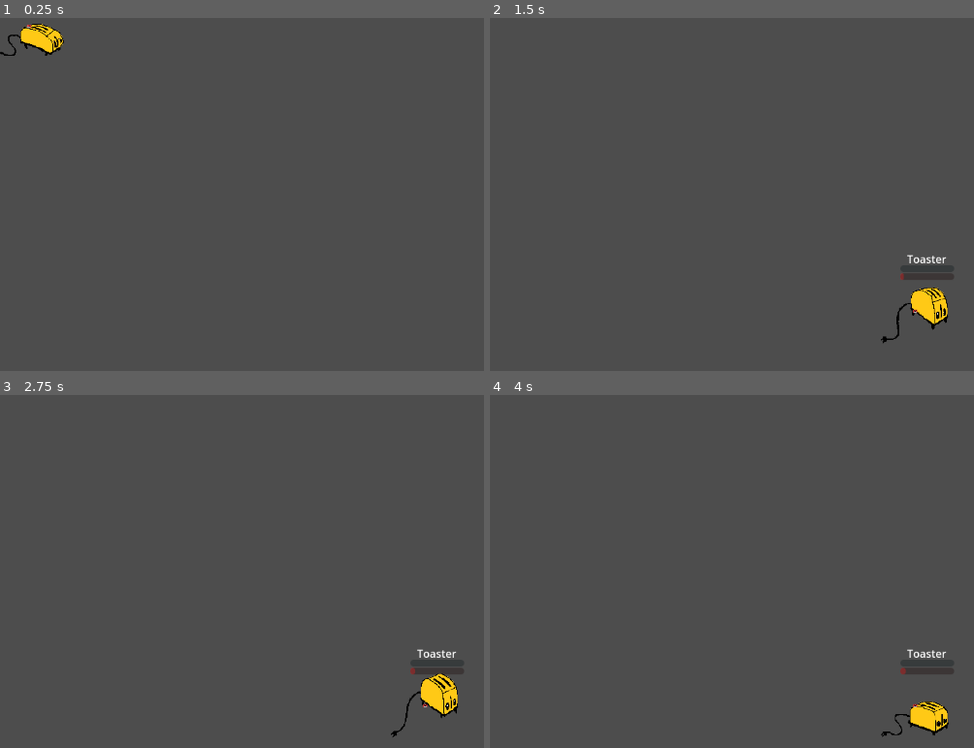
Above: before the commit, frames 1-4 (two rows, left to right).
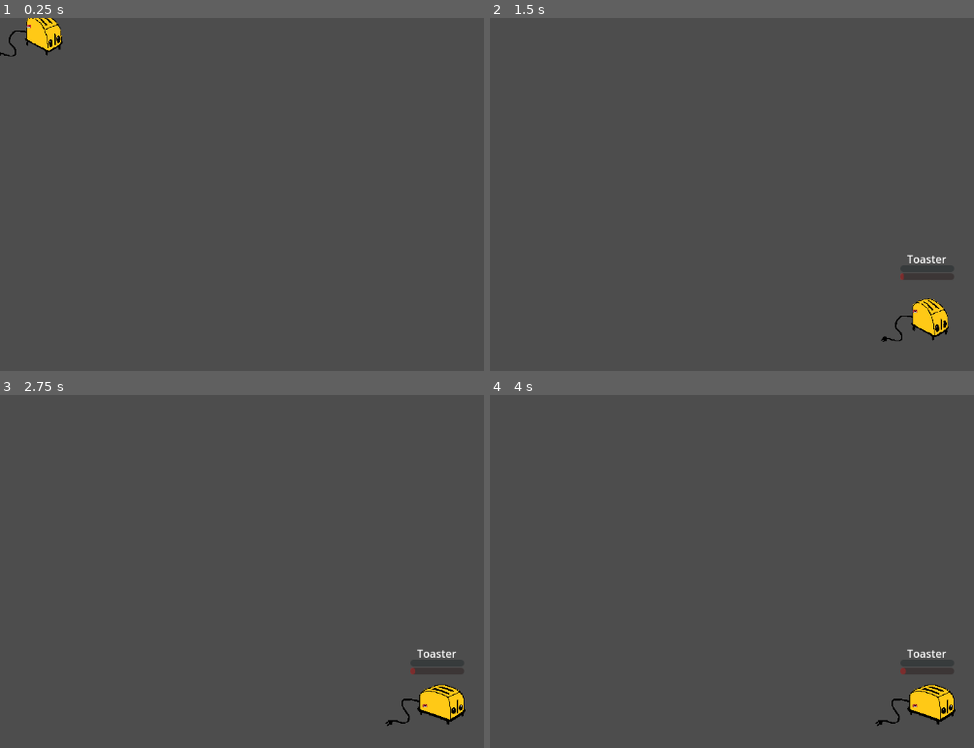
Above: after the commit, the same moments.

Repository: DanielsHeincis/pet-overflow
Game: Godot game, scene res://scenes/pets/toaster.tscn
The game is run twice, just before and just after one commit, with the same random seed, the same clock (stepped at 60 frames per second) and the same inputs. This scene is started directly instead of the project's main scene.
Inputs (mouse positions are in pixels of both pictures, inside the frame that each line leads up to):
- Up to frame 1 (0.25 s): no input
- Up to frame 2 (1.5 s): tap Enter (ui_accept) at 0.5 s; drag from (538, 21) to (954, 141) at 0.52 s; drag from (925, 159) to (838, 321) at 1.27 s
- Up to frame 3 (2.75 s): move the mouse to (464, 518) at 2.02 s; hold Right (ui_right) from 2.03 s (still down); click (464, 518) at 2.17 s
- Up to frame 4 (4 s): release Right (ui_right) at 2.75 s; drag from (838, 698) to (644, 546) at 2.77 s; move the mouse to (outside the picture) at 3.52 s; hold Left (ui_left) from 3.53 s (still down); click (outside the picture) at 3.67 s; tap Enter (ui_accept) at 3.77 s

The runs differ from the first frame. In frame 1, 0.5% of the frame differs, in the area x 0-14%, y 0-11%; in frame 2, 0.8%; in frame 3, 0.8%; in frame 4, 1.1%, in the area x 79-97%, y 82-97%.

Commit message:
wip 13

Diff:
--- a/pet-overflow/scenes/death/owl.tscn
+++ b/pet-overflow/scenes/death/owl.tscn
@@ -304,4 +304,4 @@
 [node name="AnimatedSprite2D" type="AnimatedSprite2D" parent="."]
 sprite_frames = SubResource("SpriteFrames_y6l0n")
 animation = &"interaction"
-frame_progress = 0.749242
+frame_progress = 0.0088531
--- a/pet-overflow/scenes/pets/pupols.tscn
+++ b/pet-overflow/scenes/pets/pupols.tscn
@@ -1,13 +1,42 @@
-[gd_scene load_steps=12 format=3 uid="uid://dqftxq0tofac3"]
+[gd_scene load_steps=41 format=3 uid="uid://dqftxq0tofac3"]
 
 [ext_resource type="Script" uid="uid://dt1crload4fy3" path="res://scripts/pet.gd" id="1_uflgu"]
 [ext_resource type="Texture2D" uid="uid://70pbn37e4aff" path="res://assets/characters/static emotions/pupols/big/pupols_angry.png" id="2_21y5v"]
 [ext_resource type="Texture2D" uid="uid://uvo0koarg72u" path="res://assets/characters/walk cycles/pupols/pupols_walk-1.png" id="2_ao2qh"]
 [ext_resource type="Texture2D" uid="uid://6ce5n26i7dt6" path="res://assets/characters/walk cycles/pupols/pupols_walk-2.png" id="3_g8uuq"]
 [ext_resource type="Texture2D" uid="uid://bdbqc5dmemwb6" path="res://assets/characters/static emotions/pupols/big/pupols_happy.png" id="3_jed32"]
+[ext_resource type="Texture2D" uid="uid://cwmwe732mcmkm" path="res://assets/animations/pupols/pupols_satisfaction/pupols_satisfy-1.png" id="4_4wtuq"]
 [ext_resource type="Texture2D" uid="uid://ckixsfi4i08bf" path="res://assets/characters/walk cycles/pupols/pupols_walk-3.png" id="4_6krld"]
 [ext_resource type="Texture2D" uid="uid://bef8v3e63vxci" path="res://assets/characters/static emotions/pupols/big/pupols_neutral.png" id="4_81nxn"]
 [ext_resource type="Texture2D" uid="uid://dbvbtdw8rsx2k" path="res://assets/characters/walk cycles/pupols/pupols_walk-4.png" id="5_21y5v"]
+[ext_resource type="Texture2D" uid="uid://bep6rol8qny5y" path="res://assets/animations/pupols/pupols_satisfaction/pupols_satisfy-2.png" id="5_a4ogp"]
+[ext_resource type="Texture2D" uid="uid://cqxsknwhqxa0v" path="res://assets/animations/pupols/pupols_satisfaction/pupols_satisfy-3.png" id="6_26440"]
+[ext_resource type="Texture2D" uid="uid://ca5g8peyi35q6" path="res://assets/animations/pupols/pupols_satisfaction/pupols_satisfy-4.png" id="7_7l03e"]
+[ext_resource type="Texture2D" uid="uid://dv5g4gnipwoek" path="res://assets/animations/pupols/pupols_satisfaction/pupols_satisfy-5.png" id="8_jaqqk"]
+[ext_resource type="Texture2D" uid="uid://bex8juj0c6iqx" path="res://assets/animations/pupols/pupols_satisfaction/pupols_satisfy-6.png" id="9_6pyhw"]
+[ext_resource type="Texture2D" uid="uid://dlymtb0qrpeug" path="res://assets/animations/pupols/pupols_satisfaction/pupols_satisfy-7.png" id="10_3nbpd"]
+[ext_resource type="Texture2D" uid="uid://b7gf1nb2qkhc2" path="res://assets/animations/pupols/pupols_satisfaction/pupols_satisfy-8.png" id="11_6eu7f"]
+[ext_resource type="Texture2D" uid="uid://bs6rfsoymp587" path="res://assets/animations/pupols/pupols_satisfaction/pupols_satisfy-9.png" id="12_smcfj"]
+[ext_resource type="Texture2D" uid="uid://k2vg0h66c1gc" path="res://assets/animations/pupols/pupols_satisfaction/pupols_satisfy-10.png" id="13_ixsfj"]
+[ext_resource type="Texture2D" uid="uid://bn5p21ypw0k7k" path="res://assets/animations/pupols/pupols_satisfaction/pupols_satisfy-11.png" id="14_ocmmr"]
+[ext_resource type="Texture2D" uid="uid://cc23yfgfc5ta" path="res://assets/animations/pupols/pupols_satisfaction/pupols_satisfy-12.png" id="15_x3yrd"]
+[ext_resource type="Texture2D" uid="uid://n0j1anpvejc5" path="res://assets/animations/pupols/pupols_satisfaction/pupols_satisfy-13.png" id="16_456md"]
+[ext_resource type="Texture2D" uid="uid://dl5mlvoegkpdx" path="res://assets/animations/pupols/pupols_satisfaction/pupols_satisfy-14.png" id="17_cem4x"]
+[ext_resource type="Texture2D" uid="uid://ckwvcjwmg5dh0" path="res://assets/animations/pupols/pupols_satisfaction/pupols_satisfy-15.png" id="18_ba72j"]
+[ext_resource type="Texture2D" uid="uid://dfn3qy3bvo6wt" path="res://assets/animations/pupols/pupols_satisfaction/pupols_satisfy-16.png" id="19_7j37d"]
+[ext_resource type="Texture2D" uid="uid://csp7frk7jwtv5" path="res://assets/animations/pupols/pupols_satisfaction/pupols_satisfy-17.png" id="20_1x2ek"]
+[ext_resource type="Texture2D" uid="uid://bielaktuxmv5h" path="res://assets/animations/pupols/pupols_satisfaction/pupols_satisfy-18.png" id="21_bvp6c"]
+[ext_resource type="Texture2D" uid="uid://bgj2gldl3rhnt" path="res://assets/animations/pupols/pupols_satisfaction/pupols_satisfy-19.png" id="22_nguwe"]
+[ext_resource type="Texture2D" uid="uid://8nn7k1kok3xf" path="res://assets/animations/pupols/pupols_satisfaction/pupols_satisfy-20.png" id="23_5vlfg"]
+[ext_resource type="Texture2D" uid="uid://b3i5ys4l467ed" path="res://assets/animations/pupols/pupols_satisfaction/pupols_satisfy-21.png" id="24_7jpc7"]
+[ext_resource type="Texture2D" uid="uid://bgjayqnv1qg7b" path="res://assets/animations/pupols/pupols_satisfaction/pupols_satisfy-22.png" id="25_f3fkr"]
+[ext_resource type="Texture2D" uid="uid://d0icj2btfveuj" path="res://assets/animations/pupols/pupols_satisfaction/pupols_satisfy-23.png" id="26_tmgwy"]
+[ext_resource type="Texture2D" uid="uid://cpvlm1ti3uc45" path="res://assets/animations/pupols/pupols_satisfaction/pupols_satisfy-24.png" id="27_nm211"]
+[ext_resource type="Texture2D" uid="uid://w715dh00wuvf" path="res://assets/animations/pupols/pupols_satisfaction/pupols_satisfy-25.png" id="28_8dqsx"]
+[ext_resource type="Texture2D" uid="uid://dqww4nbv65rw8" path="res://assets/animations/pupols/pupols_satisfaction/pupols_satisfy-26.png" id="29_yd085"]
+[ext_resource type="Texture2D" uid="uid://sseuahue0ohv" path="res://assets/animations/pupols/pupols_satisfaction/pupols_satisfy-27.png" id="30_5j33m"]
+[ext_resource type="Texture2D" uid="uid://c6r71yg1a0y6w" path="res://assets/animations/pupols/pupols_satisfaction/pupols_satisfy-28.png" id="31_jqy5j"]
+[ext_resource type="Texture2D" uid="uid://46bfnqmbkcuy" path="res://assets/animations/pupols/pupols_satisfaction/pupols_satisfy-29.png" id="32_7y5m3"]
 
 [sub_resource type="GDScript" id="GDScript_pupols"]
 script/source = "extends Node
@@ -53,6 +82,98 @@
 }, {
 "frames": [{
 "duration": 1.0,
+"texture": ExtResource("4_4wtuq")
+}, {
+"duration": 1.0,
+"texture": ExtResource("5_a4ogp")
+}, {
+"duration": 1.0,
+"texture": ExtResource("6_26440")
+}, {
+"duration": 1.0,
+"texture": ExtResource("7_7l03e")
+}, {
+"duration": 1.0,
+"texture": ExtResource("8_jaqqk")
+}, {
+"duration": 1.0,
+"texture": ExtResource("9_6pyhw")
+}, {
+"duration": 1.0,
+"texture": ExtResource("10_3nbpd")
+}, {
+"duration": 1.0,
+"texture": ExtResource("11_6eu7f")
+}, {
+"duration": 1.0,
+"texture": ExtResource("12_smcfj")
+}, {
+"duration": 1.0,
+"texture": ExtResource("13_ixsfj")
+}, {
+"duration": 1.0,
+"texture": ExtResource("14_ocmmr")
+}, {
+"duration": 1.0,
+"texture": ExtResource("15_x3yrd")
+}, {
+"duration": 1.0,
+"texture": ExtResource("16_456md")
+}, {
+"duration": 1.0,
+"texture": ExtResource("17_cem4x")
+}, {
+"duration": 1.0,
+"texture": ExtResource("18_ba72j")
+}, {
+"duration": 1.0,
+"texture": ExtResource("19_7j37d")
+}, {
+"duration": 1.0,
+"texture": ExtResource("20_1x2ek")
+}, {
+"duration": 1.0,
+"texture": ExtResource("21_bvp6c")
+}, {
+"duration": 1.0,
+"texture": ExtResource("22_nguwe")
+}, {
+"duration": 1.0,
+"texture": ExtResource("23_5vlfg")
+}, {
+"duration": 1.0,
+"texture": ExtResource("24_7jpc7")
+}, {
+"duration": 1.0,
+"texture": ExtResource("25_f3fkr")
+}, {
+"duration": 1.0,
+"texture": ExtResource("26_tmgwy")
+}, {
+"duration": 1.0,
+"texture": ExtResource("27_nm211")
+}, {
+"duration": 1.0,
+"texture": ExtResource("28_8dqsx")
+}, {
+"duration": 1.0,
+"texture": ExtResource("29_yd085")
+}, {
+"duration": 1.0,
+"texture": ExtResource("30_5j33m")
+}, {
+"duration": 1.0,
+"texture": ExtResource("31_jqy5j")
+}, {
+"duration": 1.0,
+"texture": ExtResource("32_7y5m3")
+}],
+"loop": true,
+"name": &"interaction",
+"speed": 5.0
+}, {
+"frames": [{
+"duration": 1.0,
 "texture": ExtResource("4_81nxn")
 }],
 "loop": true,
@@ -113,7 +234,7 @@
 [node name="AnimatedSprite2D" type="AnimatedSprite2D" parent="."]
 scale = Vector2(0.0653333, 0.0653333)
 sprite_frames = SubResource("SpriteFrames_jed32")
-animation = &"walk"
+animation = &"interaction"
 
 [connection signal="mouse_entered" from="." to="." method="_on_Area2D_mouse_entered"]
 [connection signal="mouse_exited" from="." to="." method="_on_Area2D_mouse_exited"]
--- a/pet-overflow/scenes/pets/toaster.tscn
+++ b/pet-overflow/scenes/pets/toaster.tscn
@@ -1,14 +1,20 @@
-[gd_scene load_steps=17 format=3 uid="uid://dalkd5hoflb7v"]
+[gd_scene load_steps=23 format=3 uid="uid://dalkd5hoflb7v"]
 
 [ext_resource type="Script" uid="uid://dt1crload4fy3" path="res://scripts/pet.gd" id="1_e5r1s"]
 [ext_resource type="Texture2D" uid="uid://yxa0gi26jrul" path="res://assets/characters/static emotions/toaster/toaster_angry.png" id="2_ooqru"]
 [ext_resource type="Texture2D" uid="uid://cdxrlnxqjvb52" path="res://assets/characters/static emotions/toaster/toaster_neutral.png" id="3_4oo3m"]
 [ext_resource type="Texture2D" uid="uid://o8mxq7q8clgn" path="res://assets/characters/static emotions/toaster/toaster_happy.png" id="4_ebjqt"]
+[ext_resource type="Texture2D" uid="uid://ba7gp36ktivij" path="res://assets/animations/toaster/satisfy/toaster_satisfy-1.png" id="4_vp0ly"]
+[ext_resource type="Texture2D" uid="uid://cjkma3gpyh20e" path="res://assets/animations/toaster/satisfy/toaster_satisfy-2.png" id="5_e8t7b"]
 [ext_resource type="Texture2D" uid="uid://b2y66bovmimtx" path="res://assets/characters/walk cycles/toaster/toaster_walk-1.png" id="5_tmm4x"]
+[ext_resource type="Texture2D" uid="uid://bv06n6j0gu7lu" path="res://assets/animations/toaster/satisfy/toaster_satisfy-3.png" id="6_tbwqd"]
 [ext_resource type="Texture2D" uid="uid://bjogdnp3h6w6b" path="res://assets/characters/walk cycles/toaster/toaster_walk-2.png" id="6_yw0ye"]
+[ext_resource type="Texture2D" uid="uid://ul57qftww1el" path="res://assets/animations/toaster/satisfy/toaster_satisfy-4.png" id="7_gr5yn"]
 [ext_resource type="Texture2D" uid="uid://b4ndjo3ca0q7" path="res://assets/characters/walk cycles/toaster/toaster_walk-3.png" id="7_nhegt"]
+[ext_resource type="Texture2D" uid="uid://tedhlohykg7d" path="res://assets/animations/toaster/satisfy/toaster_satisfy-5.png" id="8_nlqm8"]
 [ext_resource type="Texture2D" uid="uid://cq7qierfqykp8" path="res://assets/characters/walk cycles/toaster/toaster_walk-4.png" id="8_srpsa"]
 [ext_resource type="Texture2D" uid="uid://cnojog5i3gbdv" path="res://assets/characters/walk cycles/toaster/toaster_walk-5.png" id="9_1d2d8"]
+[ext_resource type="Texture2D" uid="uid://cku35pks5xw5m" path="res://assets/animations/toaster/satisfy/toaster_satisfy-6.png" id="9_1r6od"]
 [ext_resource type="Texture2D" uid="uid://bxtj5pvhitot4" path="res://assets/characters/walk cycles/toaster/toaster_walk-6.png" id="10_m2b3p"]
 [ext_resource type="Texture2D" uid="uid://66vd4ml3qak0" path="res://assets/characters/walk cycles/toaster/toaster_walk-7.png" id="11_vp0ly"]
 [ext_resource type="Texture2D" uid="uid://dr62a8q6a855q" path="res://assets/characters/walk cycles/toaster/toaster_walk-8.png" id="12_e8t7b"]
@@ -57,6 +63,29 @@
 }, {
 "frames": [{
 "duration": 1.0,
+"texture": ExtResource("4_vp0ly")
+}, {
+"duration": 1.0,
+"texture": ExtResource("5_e8t7b")
+}, {
+"duration": 1.0,
+"texture": ExtResource("6_tbwqd")
+}, {
+"duration": 1.0,
+"texture": ExtResource("7_gr5yn")
+}, {
+"duration": 1.0,
+"texture": ExtResource("8_nlqm8")
+}, {
+"duration": 1.0,
+"texture": ExtResource("9_1r6od")
+}],
+"loop": true,
+"name": &"interaction",
+"speed": 12.0
+}, {
+"frames": [{
+"duration": 1.0,
 "texture": ExtResource("3_4oo3m")
 }],
 "loop": true,
@@ -117,9 +146,7 @@
 position = Vector2(-18, 12)
 scale = Vector2(0.07975, 0.07975)
 sprite_frames = SubResource("SpriteFrames_6rh4p")
-animation = &"walk"
-frame = 7
-frame_progress = 0.44049
+animation = &"happy"
 
 [node name="Body" type="ColorRect" parent="AnimatedSprite2D"]
 offset_left = -40.0
--- a/pet-overflow/scripts/game_object.gd
+++ b/pet-overflow/scripts/game_object.gd
@@ -167,16 +167,19 @@
 
 	if object_name in pet.preferred_objects:
 		play_interaction_animation("preferred")
-		$AnimatedSprite2D.play("happy")
+		pet.get_node("AnimatedSprite2D").play("happy")
+		# $AnimatedSprite2D.play("happy")
 		create_sparkle_effect()
 		Globals.add_score(10)
 	elif object_name in pet.forbidden_objects:
 		play_interaction_animation("forbidden")
-		$AnimatedSprite2D.play("angry")
+		# $AnimatedSprite2D.play("angry")
+		pet.get_node("AnimatedSprite2D").play("angry")
 		create_anger_effect()
 	else:
 		play_interaction_animation("neutral")
-		$AnimatedSprite2D.play("neutral")
+		pet.get_node("AnimatedSprite2D").play("neutral")
+		#$AnimatedSprite2D.play("neutral")
 
 	# After interaction time
 	await get_tree().create_timer(2.0).timeout
--- a/pet-overflow/scripts/pet.gd
+++ b/pet-overflow/scripts/pet.gd
@@ -9,6 +9,7 @@
 var moves_by_itself: bool = false # Some pets move on their own
 var preferred_objects = []  # Objects that satisfy this pet
 var forbidden_objects = []  # Objects that make pet angry
+var asprite = null
 
 # GIF animation properties
 var gif_duration: float = 3.0  # Default duration in seconds
@@ -437,16 +438,18 @@
 	is_interacting = false
 
 func handleAutonomousMovement(delta):
+	var asprite = get_node("AnimatedSprite2D")
 	if is_moving:
 		move_timer -= delta
 		if move_timer <= 0:
 			is_moving = false
 			idle_timer = randf_range(1.0, 4.0)
 			play_animation("idle")
+			asprite.play("neutral")
 		else:
 			# Continue moving in the current direction - HORIZONTAL ONLY
 			# Y position stays the same to keep pet on the ground
-			$AnimatedSprite2D.play("walk")
+			asprite.play("walk")
 			global_position.x += move_direction.x * delta * 50 # Movement speed
 
 			# Keep pet within room bounds
@@ -458,7 +461,8 @@
 				if has_node("Sprite2D"):
 					$Sprite2D.flip_h = move_direction.x < 0
 				elif has_node("AnimatedSprite2D"):
-					$AnimatedSprite2D.flip_h = move_direction.x < 0
+					#$AnimatedSprite2D.flip_h = move_direction.x < 0
+					asprite.flip_h = move_direction.x < 0
 				#else:
 				#	scale.x = abs(scale.x) # Face right
 	else:
@@ -472,6 +476,9 @@
 			# 50% chance of going left, 50% chance of going right
 			var direction = 1 if randf() > 0.5 else -1
 			move_direction = Vector2(direction, 0).normalized()
+
+			asprite = get_node("AnimatedSprite2D")
+			asprite.play("walk")
 			play_animation("walk")
 
 # Play animation
